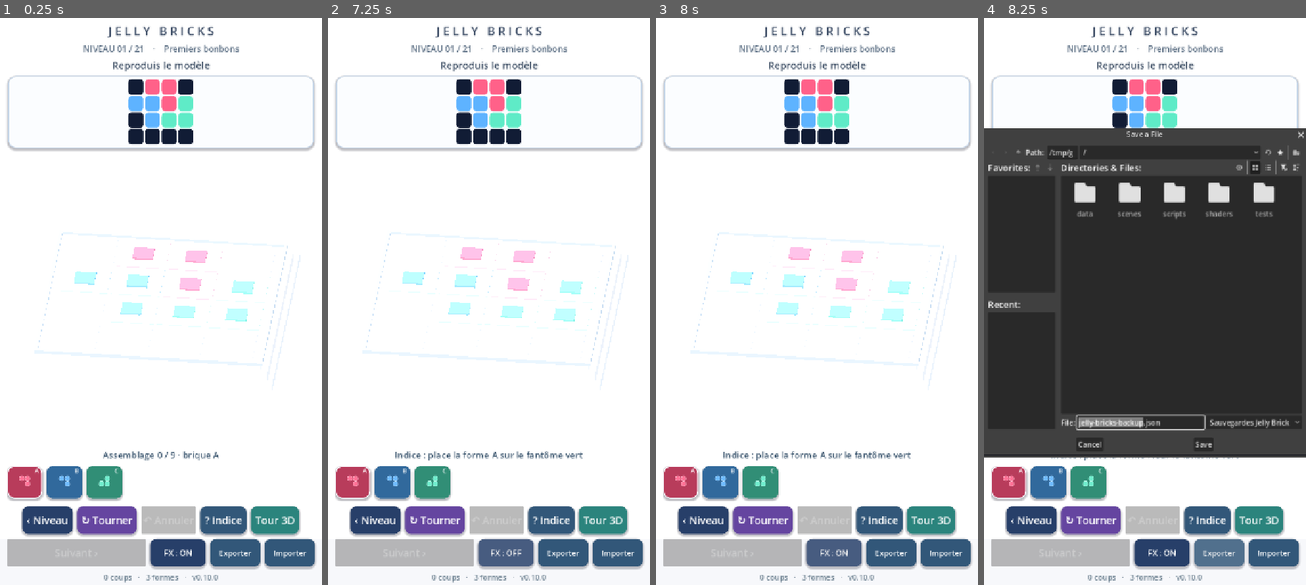
Above: before the commit, frames 1-4 (left to right).
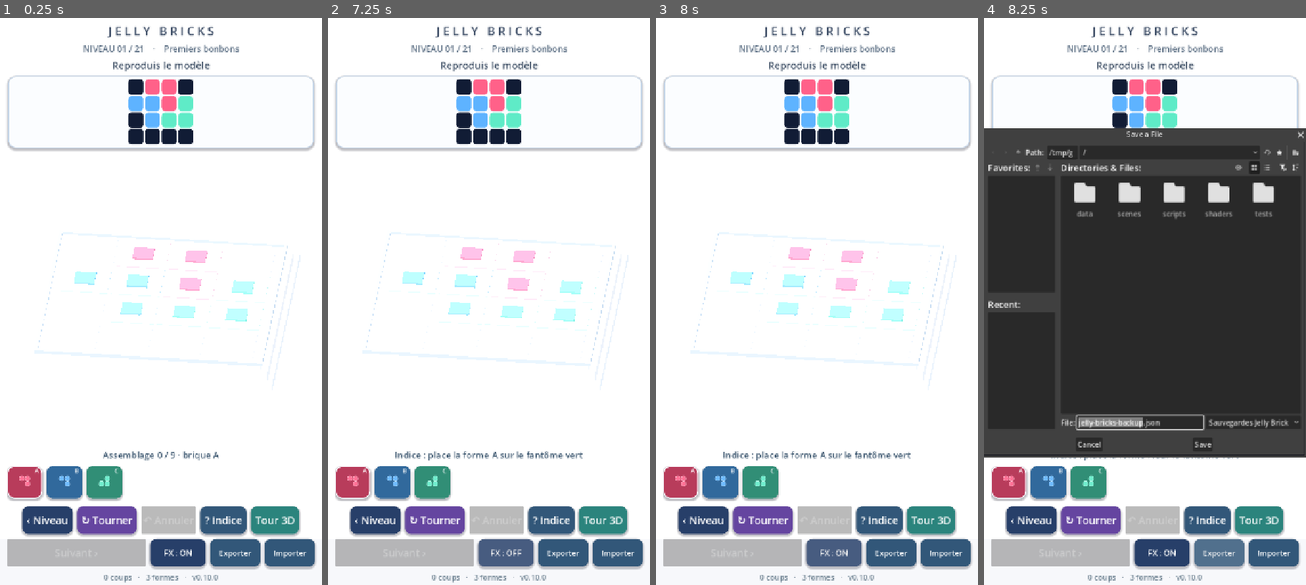
Above: after the commit, the same moments.

Repository: dbrckk/Jelly-bricks
Game: Godot game, scene res://scenes/main.tscn
Same seed, same stepped clock (60 frames per second), same inputs: the game is played once before the commit and once after it.
Inputs (mouse positions are in pixels of both pictures, inside the frame that each line leads up to):
- Up to frame 1 (0.25 s): no input
- Up to frame 2 (7.25 s): click (353, 482) at 0.52 s; click (392, 482) at 1.27 s; click (431, 482) at 2.02 s; click "‹ Niveau" at 2.75 s; click "↻ Tourner" at 3.5 s; click "? Indice" at 4.25 s; click "Tour 3D" at 5 s; click "‹ Puzzles" at 5.75 s; click "FX : ON" at 6.5 s
- Up to frame 3 (8 s): click "FX : OFF" at 7.25 s
- Up to frame 4 (8.25 s): click "Exporter" at 8 s

Frames 1-3 are identical in both runs. In frame 4, 0.5% of the frame differs, in the area x 24-100%, y 20-78%.

Commit message:
feat(android): make 20-figure collection scrollable with readable offline mastery and records

Diff:
--- a/native-godot/scripts/stack_mode.gd
+++ b/native-godot/scripts/stack_mode.gd
@@ -135,6 +135,7 @@
 var figure_share_text: String = ""
 var figure_collection_button: Button
 var figure_collection_dialog: AcceptDialog
+var figure_collection_text: RichTextLabel
 
 func _ready() -> void:
     name = "FreeStackStudio"
@@ -437,6 +438,18 @@
     figure_collection_dialog = AcceptDialog.new()
     figure_collection_dialog.title = "Ma collection Jelly"
     figure_collection_dialog.min_size = Vector2i(350, 430)
+    # 20 entries do not fit into a portrait modal. RichTextLabel owns its
+    # own scroll bar, keeping the final entries and mastery summary usable
+    # without overflowing onto the underlying Android game controls.
+    figure_collection_text = RichTextLabel.new()
+    figure_collection_text.bbcode_enabled = false
+    figure_collection_text.scroll_active = true
+    figure_collection_text.fit_content = false
+    figure_collection_text.custom_minimum_size = Vector2(322, 300)
+    figure_collection_text.size_flags_horizontal = Control.SIZE_EXPAND_FILL
+    figure_collection_text.size_flags_vertical = Control.SIZE_EXPAND_FILL
+    figure_collection_text.add_theme_font_size_override("normal_font_size", 16)
+    figure_collection_dialog.add_child(figure_collection_text)
     add_child(figure_collection_dialog)
     figure_victory_dialog = AcceptDialog.new()
     figure_victory_dialog.title = "Sculpture terminée !"
@@ -1816,7 +1829,8 @@
                 i + 1, challenge["name"]]
         else:
             content += "%02d · ???  · Verrouillé\n" % (i + 1)
-    figure_collection_dialog.dialog_text = content
+    figure_collection_text.text = content
+    figure_collection_text.scroll_to_line(0)
     figure_collection_dialog.popup_centered()
 
 func _show_figure_model() -> void:
